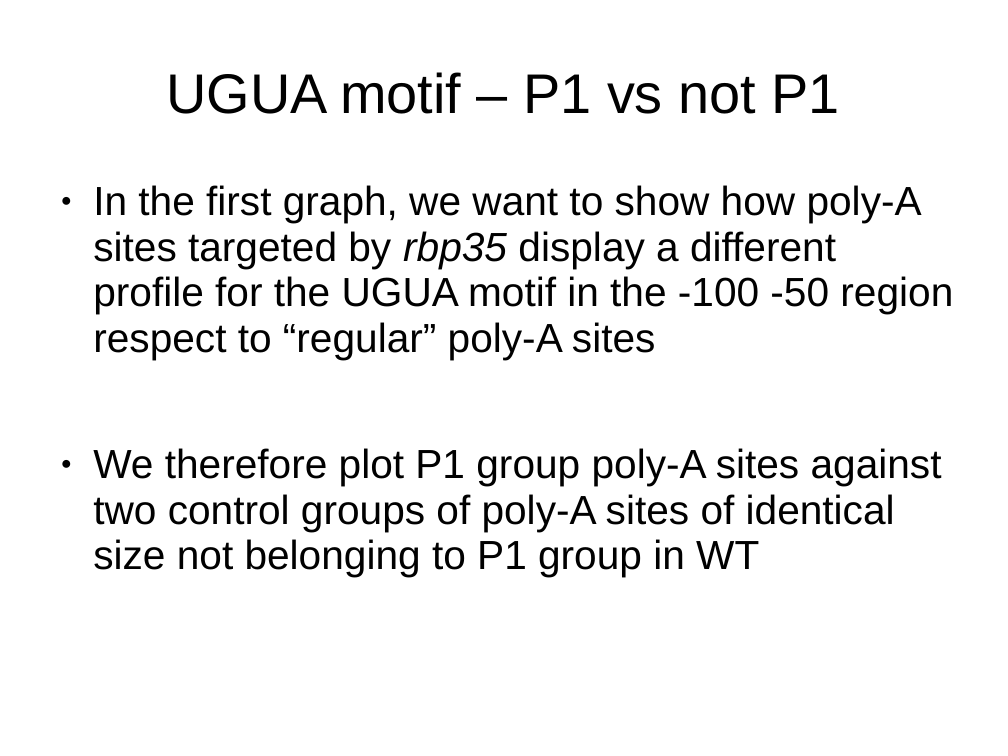
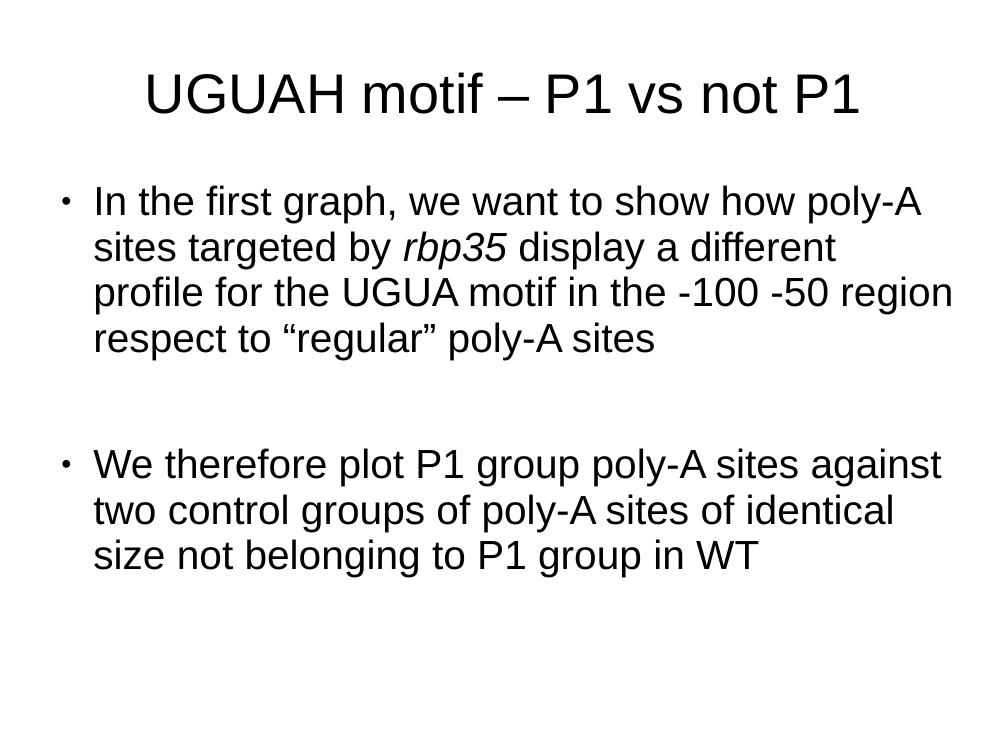
Before and after one commit to wilkinsonlab/m-oryzae-polya, a slide deck: slide 33 of oryzae_data.odp (slide 19 before the commit). Drawn at 1008x756 pixels with LibreOffice and Linux fonts; fonts in the diff are those of the drawing. Boxes give left, top, right and bottom in pixels: in the first picture for what was removed or moved away, otherwise in the second. Text is boxed around its words. In the diff, an @@ line names an element or a change of style, - is before the commit and + after.

```diff
--- a/oryzae_data.odp
+++ b/oryzae_data.odp
@@ title at (145,72,861,114): text changed @@
-UGUA motif – P1 vs not P1
+UGUAH motif – P1 vs not P1
```
Also in this commit, not shown: 14 other slides changed, 11 slides added, 1 slide removed, 2 other files.
